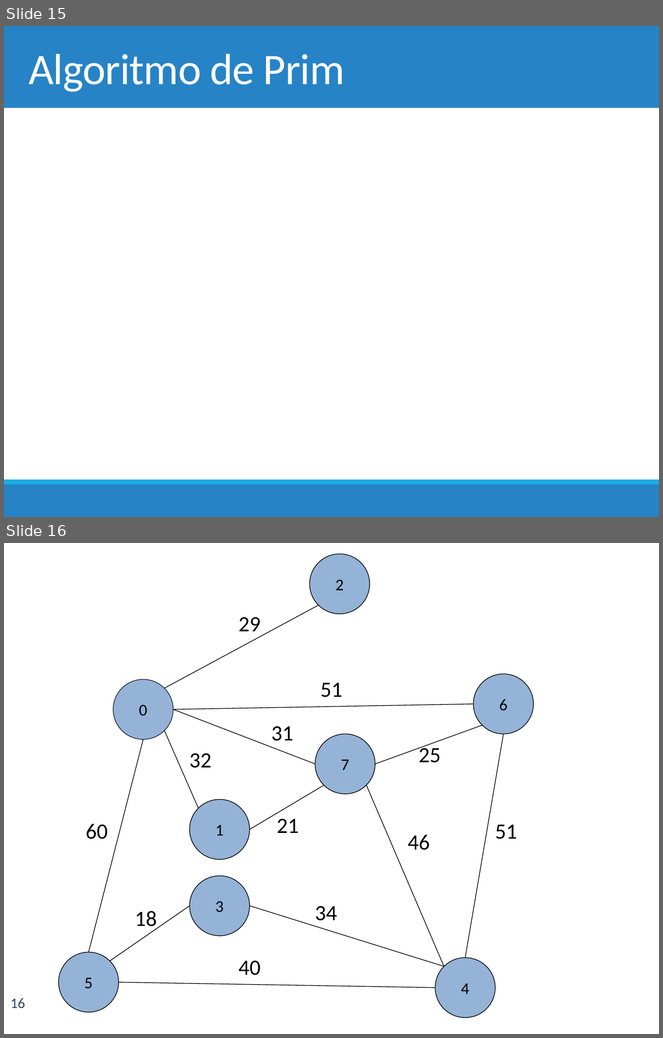
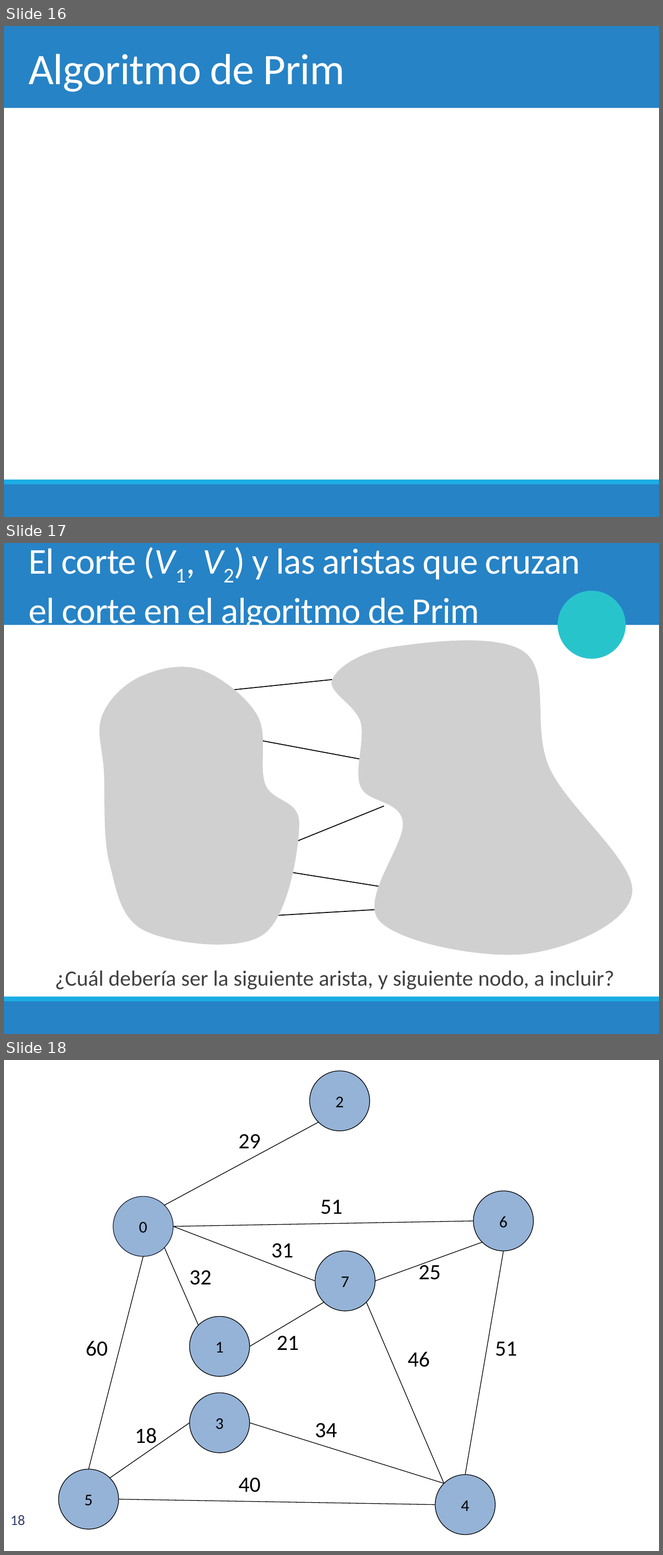
Before and after one commit to chris-carstens/2020-2, a slide deck: Clases/17 - Prim/17. Prim & Algoritmos Codiciosos.pptx. Shown one above the other, each under a label of ours: slides 15 and 16 before the commit, slides 16, 17 and 18 after it. The pictures are 663x1038 and 663x1555 pixels, drawn with LibreOffice and Linux fonts; fonts in the diff are those of the drawing; grey boxes stand for pictures; background and template pictures are left out. Boxes give left, top, right and bottom in pixels: in the first picture for what was removed or moved away, otherwise in the second. Text is boxed around its words. In the diff, an @@ line names an element or a change of style, - is before the commit and + after.

```diff
--- a/Clases/17 - Prim/17. Prim & Algoritmos Codiciosos.pptx
+++ b/Clases/17 - Prim/17. Prim & Algoritmos Codiciosos.pptx
@@ slide 17 added at bbox=[4, 543, 659, 1034], background #FFFFFF; not listed: 3 template elements that a slide beside it also shows @@
@@ title added at bbox=[28, 548, 581, 632], 40 pt, text #FFFFFF @@
+El corte (V1, V2) y las aristas que cruzan
+el corte en el algoritmo de Prim
@@ ellipse added at bbox=[559, 591, 625, 657], fill #28C4CC, outline #28C4CC 2 pt @@
@@ picture added at bbox=[332, 641, 632, 955] @@
@@ picture added at bbox=[100, 667, 299, 944] @@
@@ line added from (234, 690) to (332, 680), #000000 1 pt @@
@@ line added from (261, 741) to (364, 760), #000000 1 pt @@
@@ line added from (284, 847) to (384, 807), #000000 1 pt @@
@@ line added from (258, 867) to (420, 893), #000000 1 pt @@
@@ line added from (261, 916) to (410, 908), #000000 1 pt @@
@@ text added at bbox=[55, 971, 614, 990], 24 pt, text #404040 @@
+  ¿Cuál debería ser la siguiente arista, y siguiente nodo, a incluir?
@@ what was slide 15 is now slide 16 @@
@@ what was slide 16 is now slide 18 @@
@@ page number at bbox=[10, 1516, 25, 1525]: text changed @@
-16
+18
```
Also in this commit, not shown: 8 slides changed, 3 other slides added, 1 slide removed, 3 other files.
